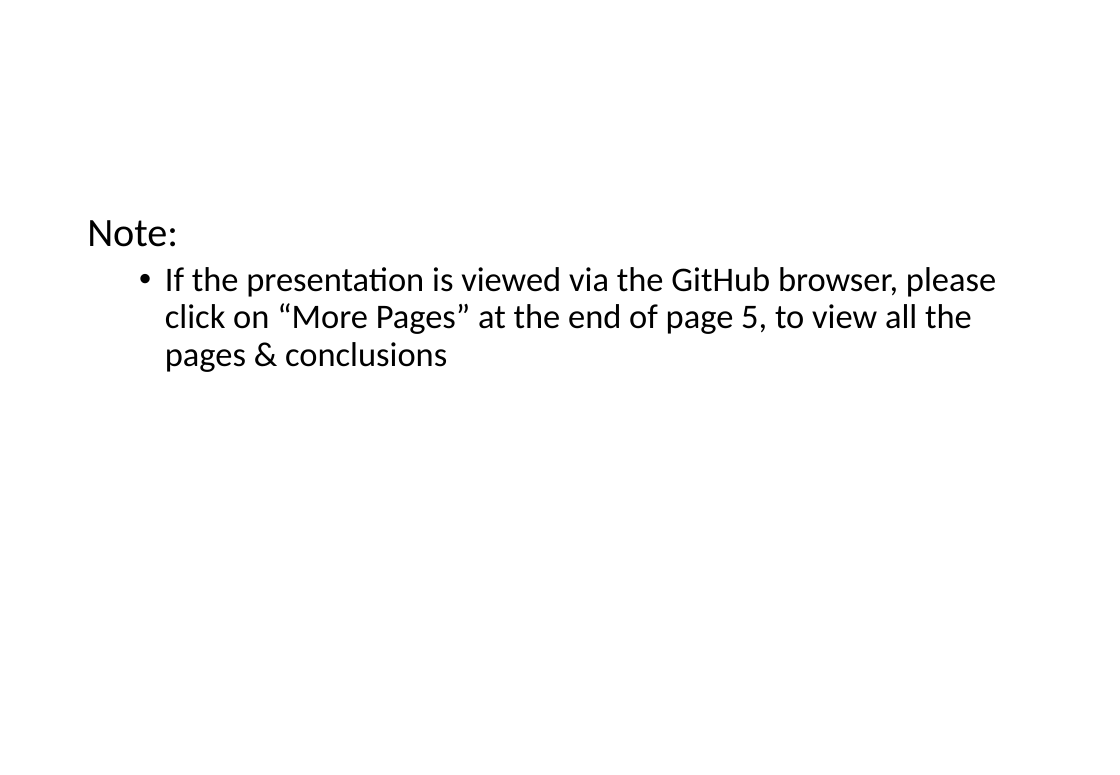
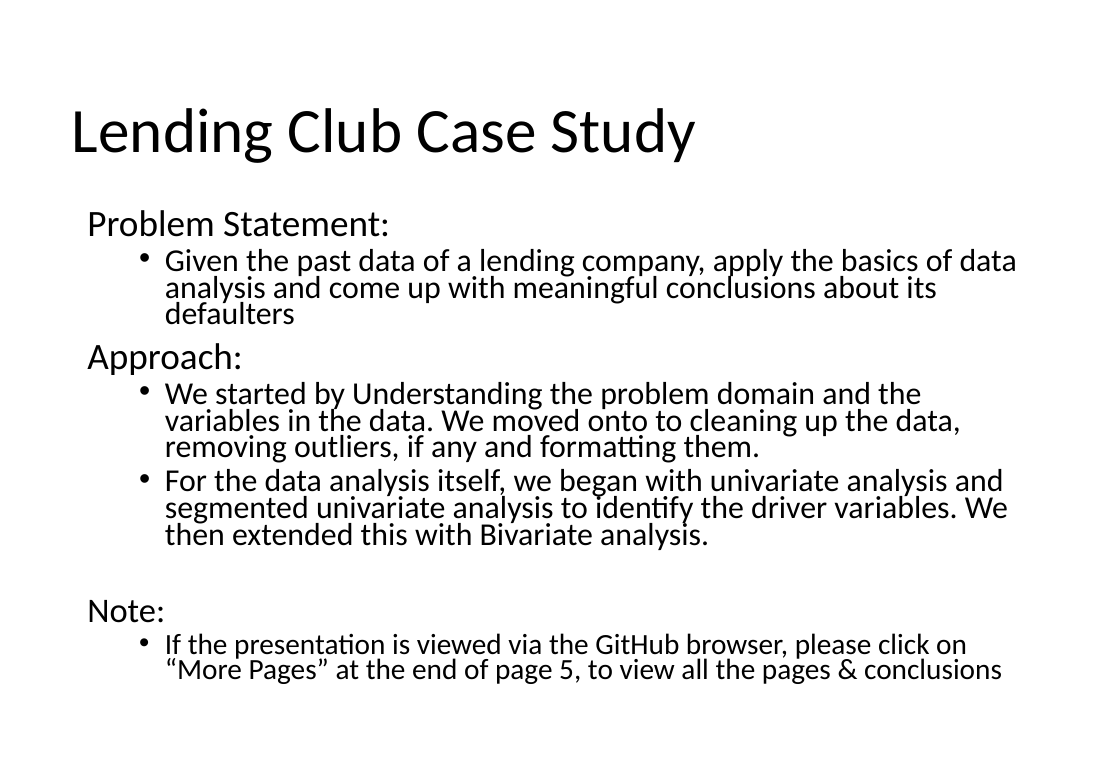
Before and after one commit to krishnajiraoh/upGrad_lending_club_case_study, a slide deck: slide 1 of Insights.pptx. Drawn at 1120x775 pixels with LibreOffice and Linux fonts; fonts in the diff are those of the drawing. Boxes give left, top, right and bottom in pixels: in the first picture for what was removed or moved away, otherwise in the second. Text is boxed around its words. In the diff, an @@ line names an element or a change of style, - is before the commit and + after.

```diff
--- a/Insights.pptx
+++ b/Insights.pptx
@@ title added at [72, 108, 696, 163], 44 pt, text #000000 @@
+Lending Club Case Study
@@ text at [87, 210, 1017, 550]: paragraphs added @@
+Problem Statement:
+  • Given the past data of a lending company, apply the basics of data analysis and come up with meaningful conclusions about its defaulters
+Approach:
+  • We started by Understanding the problem domain and the variables in the data. We moved onto to cleaning up the data, removing outliers, if any and formatting them.
+  • For the data analysis itself, we began with univariate analysis and segmented univariate analysis to identify the driver variables. We then extended this with Bivariate analysis.
@@ text at [87, 600, 1002, 684]: size 28 to 24.1 pt in "Note:"; size 24 to 20.4 pt in "If the presentation is viewed via the ..."; line spacing 0.9 to 0.7 @@
```
Also in this commit, not shown: 1 other slide changed.
